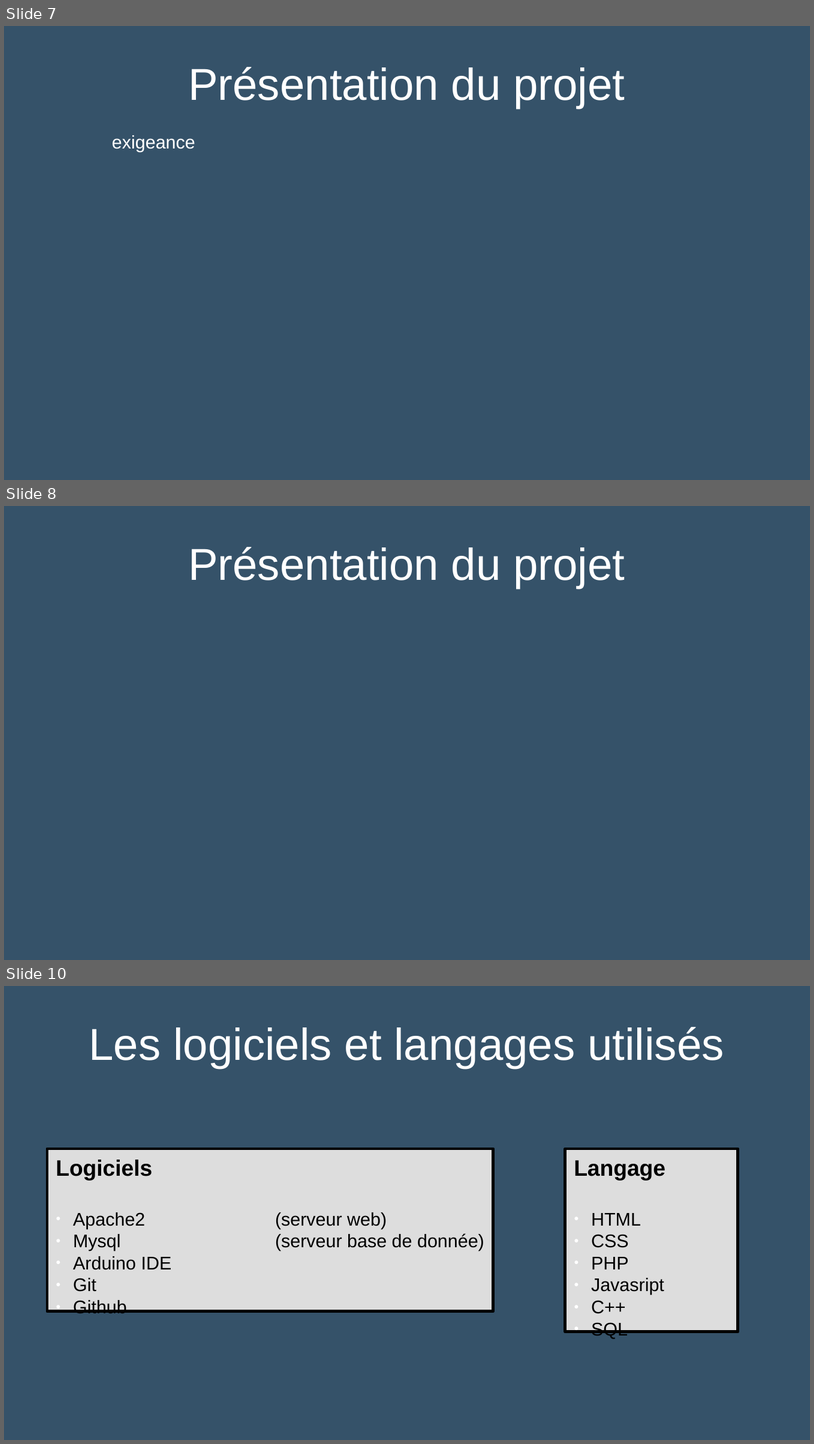
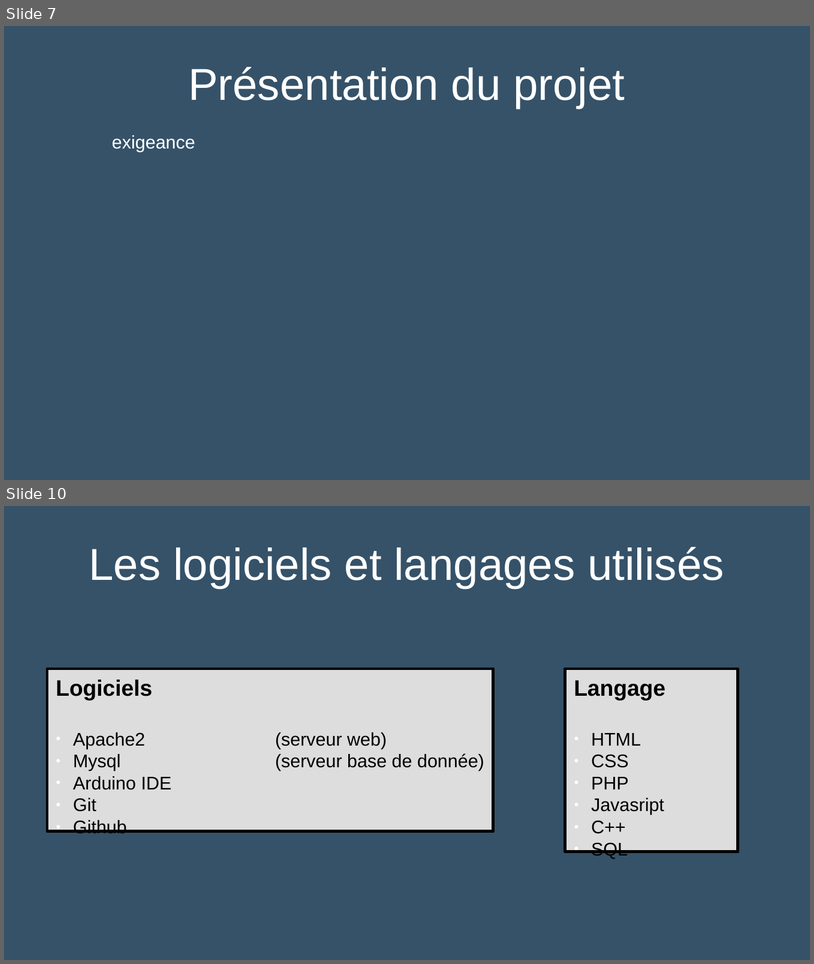
Before and after one commit to Sauvage89/sechoir-houblon, a slide deck: doc/diaporama/revue1.odp. Shown one above the other, each under a label of ours: slides 7, 8 and 10 before the commit, slides 7 and 10 after it; the slides between them are not shown. The pictures are 814x1444 and 814x964 pixels, drawn with LibreOffice and Linux fonts; fonts in the diff are those of the drawing. Boxes give left, top, right and bottom in pixels: in the first picture for what was removed or moved away, otherwise in the second. Text is boxed around its words. In the diff, an @@ line names an element or a change of style, - is before the commit and + after.

Commit message:
doc: Ajout des diapo de présentation du projet, présentation de l'entreprise, materiel, logiciel et langage utilisé; ajout de la 'feuille de route' pour avoir un texte a suivre pour la présentation de la revue1

```diff
--- a/doc/diaporama/revue1.odp
+++ b/doc/diaporama/revue1.odp
@@ slide 8 removed at (x1=4, y1=506, x2=810, y2=960), background #355269 @@
@@ title removed at (x1=188, y1=547, x2=625, y2=588) @@
-Présentation du projet
```
Also in this commit, not shown: 4 slides changed, 1 slide added, 1 other slide removed, 1 other file.
